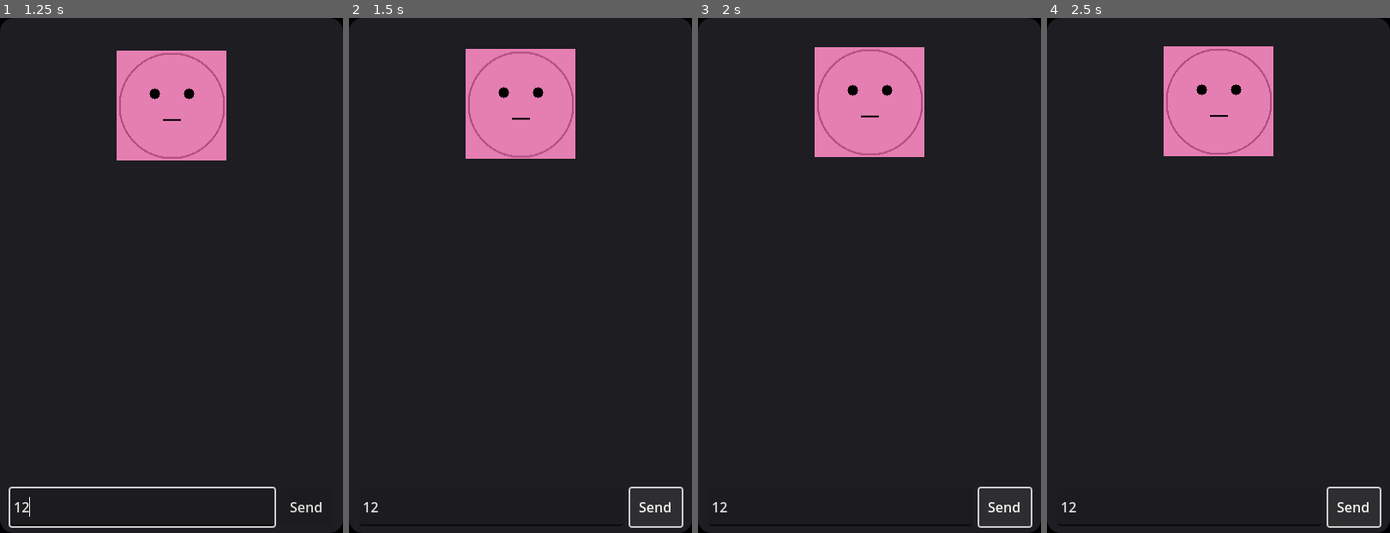
Above: before the commit, frames 1-4 (left to right).
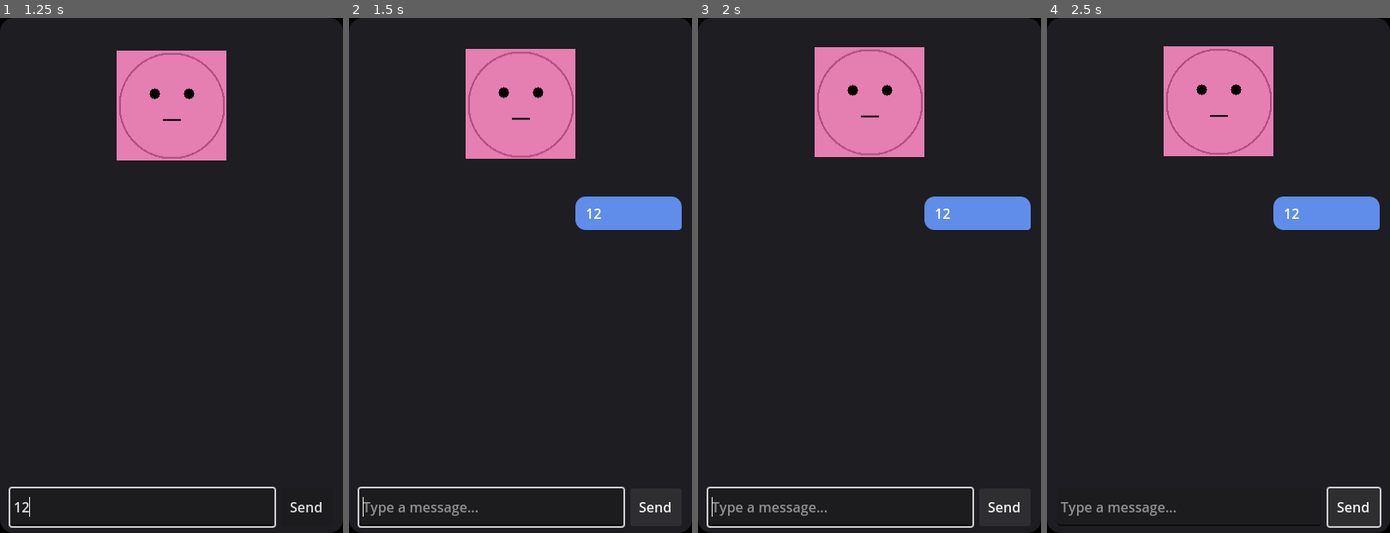
Above: after the commit, the same moments.

Repository: x3haloed/dewet
Game: Godot game, scene res://main/Dewet.tscn
Two runs of this game, one before a commit and one after it. Both use one fixed random seed, a clock stepped at 60 frames per second and the inputs below.
Inputs (mouse positions are in pixels of both pictures, inside the frame that each line leads up to):
- Up to frame 1 (1.25 s): click (144, 507) at 0.52 s; type "12" at 0.6 s
- Up to frame 2 (1.5 s): click "Send" at 1.25 s
- Up to frame 3 (2 s): no input
- Up to frame 4 (2.5 s): click "Send" at 2 s

Frame 1 is identical in both runs. In frame 2, 3.1% of the frame differs, in the area x 2-98%, y 34-99%; in frame 3, 3.1%; in frame 4, 2.3%.
Error before the commit: Parse Error: Class "DaemonBridge" hides an autoload singleton. (res://bridge/DaemonBridge.gd:2)

Commit message:
Fixed Godot errors

Diff:
--- a/godot/bridge/DaemonBridge.gd
+++ b/godot/bridge/DaemonBridge.gd
@@ -1,5 +1,4 @@
 extends Node
-class_name DaemonBridge
 ## WebSocket bridge to the Dewet Daemon
 ##
 ## This autoload handles all communication between Godot and the Rust daemon.
@@ -176,8 +175,8 @@
 	_send({"type": "get_state"})
 
 
-## Check if connected
-func is_connected() -> bool:
+## Check if connected to daemon
+func is_daemon_connected() -> bool:
 	return _state == State.CONNECTED and _identified
 
 
--- a/godot/chat/ChatWindow.gd
+++ b/godot/chat/ChatWindow.gd
@@ -5,9 +5,6 @@
 @onready var chat_messages: VBoxContainer = $ChatScroll/ChatMessages
 @onready var message_input: LineEdit = $InputContainer/MessageInput
 @onready var send_button: Button = $InputContainer/SendButton
-
-# Message scene for chat bubbles
-var _message_scene: PackedScene
 
 # Colors for different senders
 const COLORS = {
@@ -22,14 +19,6 @@
 	send_button.pressed.connect(_on_send_pressed)
 	message_input.text_submitted.connect(_on_text_submitted)
 
-	# Load or create message scene
-	_create_message_scene()
-
-
-func _create_message_scene() -> void:
-	# We'll create bubbles dynamically instead of loading a scene
-	pass
-
 
 ## Add a message to the chat display
 func add_message(sender: String, content: String) -> void:
@@ -38,7 +27,7 @@
 
 	# Scroll to bottom after a frame
 	await get_tree().process_frame
-	chat_scroll.scroll_vertical = chat_scroll.get_v_scroll_bar().max_value
+	chat_scroll.scroll_vertical = int(chat_scroll.get_v_scroll_bar().max_value)
 
 
 func _create_bubble(sender: String, content: String) -> Control:
--- a/godot/optical/OpticalMemory.gd
+++ b/godot/optical/OpticalMemory.gd
@@ -2,70 +2,64 @@
 
 @export var bridge_path: NodePath = NodePath("/root/DaemonBridge")
 
-var _bridge: DaemonBridge
+var _bridge: Node
 
 func _ready() -> void:
-    if bridge_path != NodePath(""):
-        _bridge = get_node_or_null(bridge_path)
-    if _bridge:
-        _bridge.render_optical_memory_requested.connect(_on_render_request)
+	if bridge_path != NodePath(""):
+		_bridge = get_node_or_null(bridge_path)
+	if _bridge:
+		_bridge.render_optical_memory_requested.connect(_on_render_request)
 
 func _on_render_request(chat_history: Array, memory_nodes: Array) -> void:
-    var memory_image := _render_memory_map(memory_nodes)
-    var chat_image := _render_chat_transcript(chat_history)
-    var status_image := _render_status_panel(memory_nodes.size())
+	var memory_image := _render_memory_map(memory_nodes)
+	var chat_image := _render_chat_transcript(chat_history)
+	var status_image := _render_status_panel(memory_nodes.size())
 
-    var memory_bytes := memory_image.save_png_to_buffer()
-    var chat_bytes := chat_image.save_png_to_buffer()
-    var status_bytes := status_image.save_png_to_buffer()
-    if _bridge:
-        _bridge.send_rendered_images(memory_bytes, chat_bytes, status_bytes)
+	var memory_bytes := memory_image.save_png_to_buffer()
+	var chat_bytes := chat_image.save_png_to_buffer()
+	var status_bytes := status_image.save_png_to_buffer()
+	if _bridge:
+		_bridge.send_rendered_images(memory_bytes, chat_bytes, status_bytes)
 
 func _render_memory_map(memory_nodes: Array) -> Image:
-    var img := Image.create(512, 512, false, Image.FORMAT_RGBA8)
-    img.fill(Color.DARK_SLATE_GRAY)
-    img.lock()
-    for i in memory_nodes.size():
-        var angle := float(i) / max(1.0, float(memory_nodes.size()))
-        var px := int(256 + cos(angle * TAU) * 200.0)
-        var py := int(256 + sin(angle * TAU) * 200.0)
-        var color := Color.from_hsv(angle, 0.7, 0.9)
-        img.set_pixel(px % 512, py % 512, color)
-    img.unlock()
-    return img
+	var img := Image.create(512, 512, false, Image.FORMAT_RGBA8)
+	img.fill(Color.DARK_SLATE_GRAY)
+	for i in range(memory_nodes.size()):
+		var angle: float = float(i) / max(1.0, float(memory_nodes.size()))
+		var px := int(256 + cos(angle * TAU) * 200.0)
+		var py := int(256 + sin(angle * TAU) * 200.0)
+		var color := Color.from_hsv(angle, 0.7, 0.9)
+		img.set_pixel(px % 512, py % 512, color)
+	return img
 
 func _render_chat_transcript(chat_history: Array) -> Image:
-    var img := Image.create(512, 512, false, Image.FORMAT_RGBA8)
-    img.fill(Color.DIM_GRAY)
-    img.lock()
-    var y := 16
-    for message in chat_history:
-        var text := "%s: %s" % [message.get("sender", "unknown"), message.get("content", "")]
-        _draw_text(img, text, Vector2i(12, y), Color.WHITE)
-        y += 20
-        if y > 480:
-            break
-    img.unlock()
-    return img
+	var img := Image.create(512, 512, false, Image.FORMAT_RGBA8)
+	img.fill(Color.DIM_GRAY)
+	var y := 16
+	for message in chat_history:
+		var text := "%s: %s" % [message.get("sender", "unknown"), message.get("content", "")]
+		_draw_text(img, text, Vector2i(12, y), Color.WHITE)
+		y += 20
+		if y > 480:
+			break
+	return img
 
 func _draw_text(img: Image, text: String, origin: Vector2i, color: Color) -> void:
-    var chars := text.to_utf8_buffer()
-    for i in chars.size():
-        var x := origin.x + i * 6
-        for y_off in 0..<12:
-            var pos := Vector2i(x, origin.y + y_off)
-            if pos.x >= 0 and pos.x < img.get_width() and pos.y >= 0 and pos.y < img.get_height():
-                img.set_pixel(pos.x, pos.y, color)
+	var chars := text.to_utf8_buffer()
+	for i in chars.size():
+		var x := origin.x + i * 6
+		for y_off in range(12):
+			var pos := Vector2i(x, origin.y + y_off)
+			if pos.x >= 0 and pos.x < img.get_width() and pos.y >= 0 and pos.y < img.get_height():
+				img.set_pixel(pos.x, pos.y, color)
 
 func _render_status_panel(count: int) -> Image:
-    var img := Image.create(512, 512, false, Image.FORMAT_RGBA8)
-    img.fill(Color(0.1, 0.1, 0.12, 1.0))
-    img.lock()
-    for i in range(count):
-        var height := int(400.0 * float(i + 1) / max(count, 1))
-        for x in range(40 * i + 20, 40 * i + 40):
-            for y in range(480 - height, 480):
-                if x < 512 and y < 512:
-                    img.set_pixel(x, y, Color(0.3 + 0.1 * i, 0.8, 0.3, 1.0))
-    img.unlock()
-    return img
+	var img := Image.create(512, 512, false, Image.FORMAT_RGBA8)
+	img.fill(Color(0.1, 0.1, 0.12, 1.0))
+	for i in range(count):
+		var height := int(400.0 * float(i + 1) / max(count, 1))
+		for x in range(40 * i + 20, 40 * i + 40):
+			for y in range(480 - height, 480):
+				if x < 512 and y < 512:
+					img.set_pixel(x, y, Color(0.3 + 0.1 * i, 0.8, 0.3, 1.0))
+	return img
